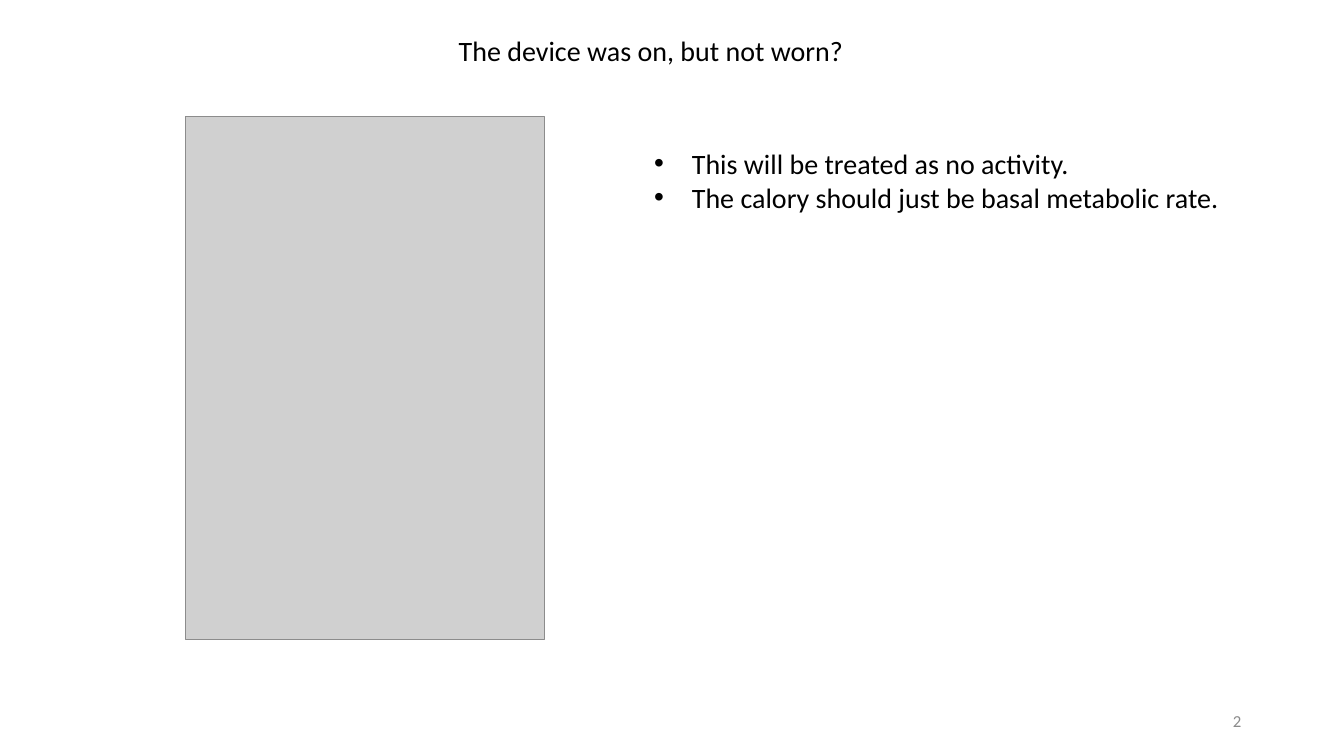
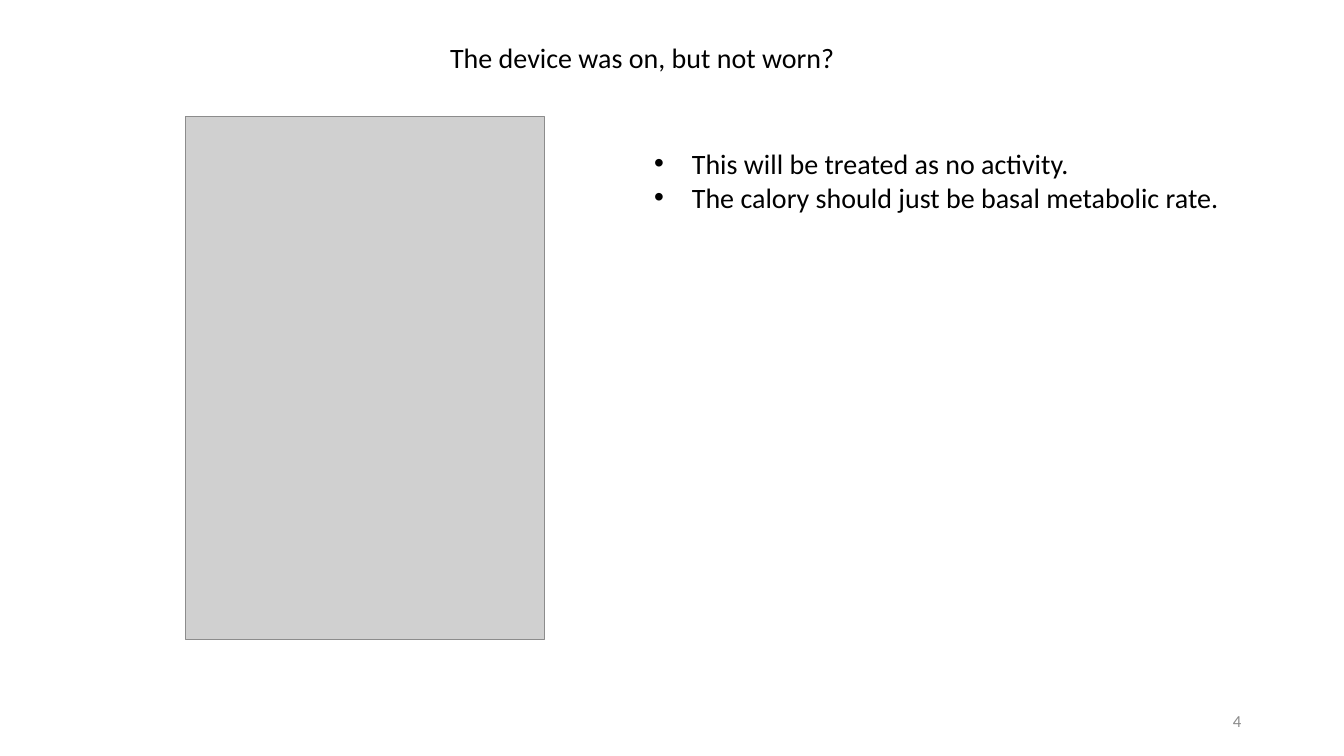
Before and after one commit to OHNLP/activity_tracker, a slide deck: slide 4 of reports/activity_tracker.pptx (slide 2 before the commit). Drawn at 1344x756 pixels with LibreOffice and Linux fonts; fonts in the diff are those of the drawing; grey boxes stand for pictures. Boxes give left, top, right and bottom in pixels: in the first picture for what was removed or moved away, otherwise in the second. Text is boxed around its words. In the diff, an @@ line names an element or a change of style, - is before the commit and + after.

```diff
--- a/reports/activity_tracker.pptx
+++ b/reports/activity_tracker.pptx
@@ text "The device was on, but ...": place and size @@
-text "The device was on, but ..." at (459, 41, 843, 65)
+text "The device was on, but ..." at (450, 48, 834, 72)
@@ page number at (1233, 716, 1241, 727): text changed @@
-2
+4
```
Also in this commit, not shown: 2 other slides changed, 14 slides added, 1 slide removed.
